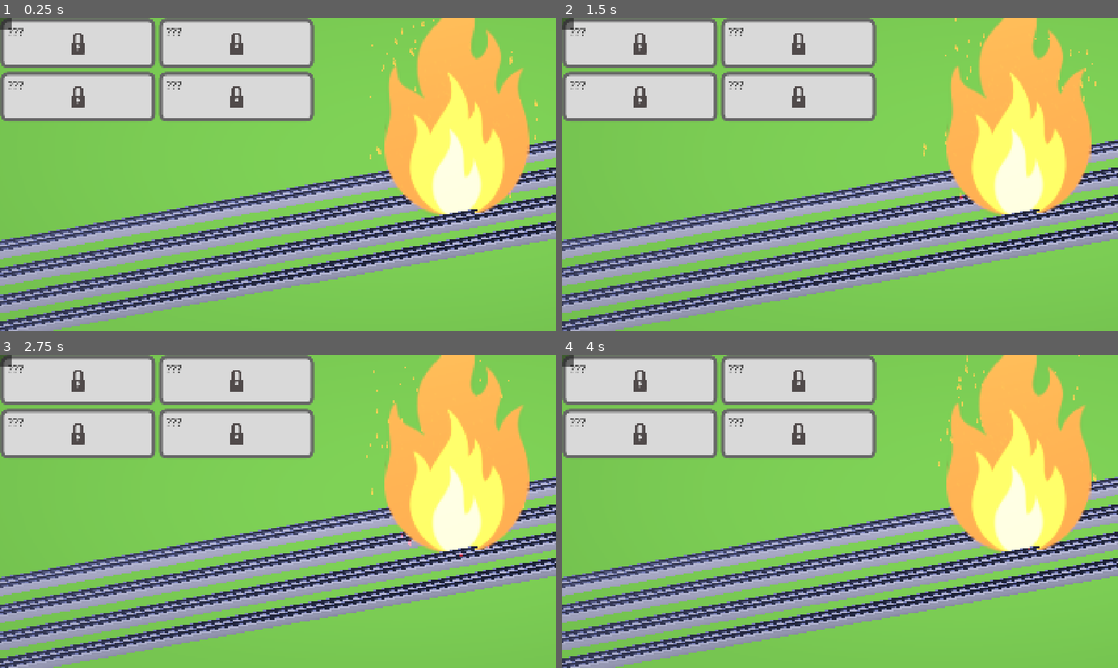
Above: before the commit, frames 1-4 (two rows, left to right).
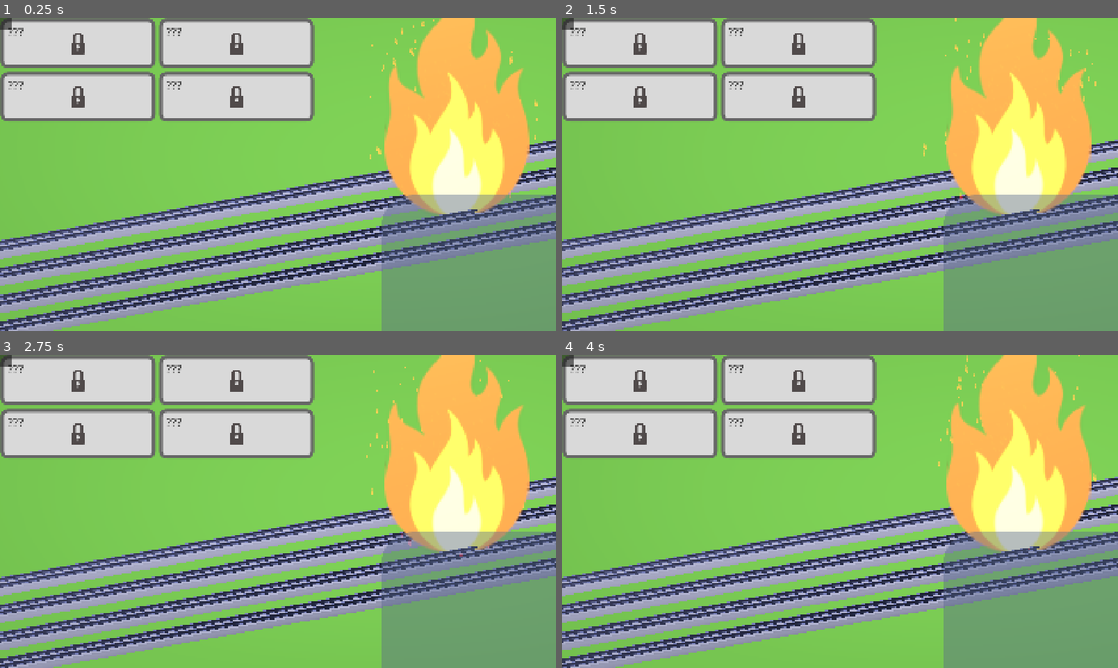
Above: after the commit, the same moments.

Repository: gracedes/mbta-auto-battler
Game: Godot game, scene res://node_2d.tscn
Same seed, same stepped clock (60 frames per second), same inputs: the game is played once before the commit and once after it.
Inputs (mouse positions are in pixels of both pictures, inside the frame that each line leads up to):
- Up to frame 1 (0.25 s): no input
- Up to frame 2 (1.5 s): click (567, 24) at 0.5 s; tap A (add_xp) at 1.35 s
- Up to frame 3 (2.75 s): hold C (toggle_cooldown) from 2.03 s (still down); tap 4 (blue_line) at 2.1 s
- Up to frame 4 (4 s): release C (toggle_cooldown) at 2.78 s; tap 2 (green_line) at 2.85 s; tap Right (next) at 3.6 s

The runs differ from the first frame. In frame 1, 13% of the frame differs, in the area x 68-100%, y 56-100%; in frame 2, 13%; in frame 3, 13%; in frame 4, 13%.
Error in both runs: Invalid access to property or key 'data' on a base object of type 'Nil'. (res://scripts/main.gd:102)

Commit message:
working on bottom right UI, including functionality

Diff:
--- /dev/null
+++ b/assets/ui/notif_card.gd
@@ -0,0 +1,27 @@
+extends PanelContainer
+
+@onready var status_label: Label = $%StationNotifLabel
+@onready var name_label: Label = $%StationNameLabel
+
+var active_tween: Tween
+
+func _ready() -> void:
+	modulate.a = 0.0
+	hide()
+
+func show_notification(station_name: String, is_new: bool) -> void:
+	if is_new:
+		status_label.text = "New Station Unlocked!"
+	else:
+		status_label.text = "Visited Station:"
+	name_label.text = station_name
+
+	if active_tween and active_tween.is_valid():
+		active_tween.kill()
+
+	show()
+	active_tween = create_tween()
+	active_tween.tween_property(self, "modulate:a", 1.0, 0.25)
+	active_tween.tween_interval(3.5)
+	active_tween.tween_property(self, "modulate:a", 0.0, 0.4)
+	active_tween.tween_callback(hide)
--- /dev/null
+++ b/assets/ui/notif_card.tscn
@@ -0,0 +1,58 @@
+[gd_scene format=3 uid="uid://bsw71d3g5pbes"]
+
+[ext_resource type="Script" uid="uid://cvyffjj35hji1" path="res://assets/ui/notif_card.gd" id="1_tk38i"]
+[ext_resource type="FontFile" uid="uid://b6jhkky7ko1p0" path="res://assets/ui/fonts/Inter-VariableFont_opsz,wght.ttf" id="2_dkijx"]
+
+[sub_resource type="StyleBoxFlat" id="StyleBoxFlat_tk38i"]
+bg_color = Color(0.8509804, 0.8509804, 0.8509804, 1)
+border_width_left = 12
+border_width_top = 12
+border_width_right = 12
+border_width_bottom = 12
+border_color = Color(0.4, 0.4, 0.4, 1)
+corner_radius_top_left = 24
+corner_radius_top_right = 24
+corner_radius_bottom_right = 24
+corner_radius_bottom_left = 24
+
+[node name="NotifCard" type="PanelContainer" unique_id=1705578490]
+custom_minimum_size = Vector2(535, 172)
+offset_right = 40.0
+offset_bottom = 40.0
+theme_override_styles/panel = SubResource("StyleBoxFlat_tk38i")
+script = ExtResource("1_tk38i")
+
+[node name="MarginContainer" type="MarginContainer" parent="." unique_id=46199378]
+layout_mode = 2
+theme_override_constants/margin_left = 12
+theme_override_constants/margin_top = 12
+theme_override_constants/margin_right = 12
+theme_override_constants/margin_bottom = 12
+
+[node name="VBoxContainer" type="VBoxContainer" parent="MarginContainer" unique_id=306111522]
+layout_mode = 2
+
+[node name="StationNotifLabel" type="Label" parent="MarginContainer/VBoxContainer" unique_id=2138571204]
+unique_name_in_owner = true
+custom_minimum_size = Vector2(120, 0)
+layout_mode = 2
+size_flags_horizontal = 6
+size_flags_vertical = 0
+size_flags_stretch_ratio = 0.0
+theme_override_colors/font_color = Color(0.06, 0.06, 0.06, 1)
+theme_override_constants/outline_size = 2
+theme_override_fonts/font = ExtResource("2_dkijx")
+theme_override_font_sizes/font_size = 36
+horizontal_alignment = 1
+
+[node name="StationNameLabel" type="Label" parent="MarginContainer/VBoxContainer" unique_id=1098437053]
+unique_name_in_owner = true
+custom_minimum_size = Vector2(120, 0)
+layout_mode = 2
+size_flags_horizontal = 6
+size_flags_vertical = 0
+size_flags_stretch_ratio = 0.0
+theme_override_colors/font_color = Color(0.28668356, 0.2866836, 0.28668362, 1)
+theme_override_fonts/font = ExtResource("2_dkijx")
+theme_override_font_sizes/font_size = 36
+horizontal_alignment = 1
--- a/node_2d.tscn
+++ b/node_2d.tscn
@@ -8,34 +8,11 @@
 [ext_resource type="PackedScene" uid="uid://dd1n2bcj21j5q" path="res://assets/world/rails.fbx" id="3_epypp"]
 [ext_resource type="Script" uid="uid://c0sabsx3aj1ic" path="res://scripts/enemy.gd" id="3_hqns4"]
 [ext_resource type="Script" uid="uid://dtd6h1ynbhphw" path="res://scripts/train.gd" id="3_q6r6c"]
+[ext_resource type="PackedScene" uid="uid://bsw71d3g5pbes" path="res://assets/ui/notif_card.tscn" id="4_0h7mo"]
 [ext_resource type="PackedScene" uid="uid://gpp4wab8lcqs" path="res://assets/character/red/redline.fbx" id="5_q6r6c"]
 [ext_resource type="PackedScene" uid="uid://bdru7kinus1lt" path="res://assets/character/orange/orangeline.fbx" id="7_rj586"]
 [ext_resource type="PackedScene" uid="uid://bosrbetdc2khk" path="res://assets/character/blue/blueline.fbx" id="8_4d7sh"]
 [ext_resource type="PackedScene" uid="uid://dkdfonhtr2ur0" path="res://assets/world/damage_emitter.tscn" id="10_ir8iy"]
-
-[sub_resource type="StyleBoxFlat" id="StyleBoxFlat_hqns4"]
-bg_color = Color(0.8509804, 0.8509804, 0.8509804, 1)
-border_width_left = 12
-border_width_top = 12
-border_width_right = 12
-border_width_bottom = 12
-border_color = Color(0, 0.23921569, 0.64705884, 1)
-corner_radius_top_left = 24
-corner_radius_top_right = 24
-corner_radius_bottom_right = 24
-corner_radius_bottom_left = 24
-
-[sub_resource type="StyleBoxFlat" id="StyleBoxFlat_x0ka3"]
-bg_color = Color(0.8509804, 0.8509804, 0.8509804, 1)
-border_width_left = 12
-border_width_top = 12
-border_width_right = 12
-border_width_bottom = 12
-border_color = Color(0, 0.5176471, 0.23921569, 1)
-corner_radius_top_left = 24
-corner_radius_top_right = 24
-corner_radius_bottom_right = 24
-corner_radius_bottom_left = 24
 
 [sub_resource type="StyleBoxFlat" id="StyleBoxFlat_0h7mo"]
 bg_color = Color(0.8509804, 0.8509804, 0.8509804, 1)
@@ -43,7 +20,7 @@
 border_width_top = 12
 border_width_right = 12
 border_width_bottom = 12
-border_color = Color(0.92941177, 0.54509807, 0, 1)
+border_color = Color(0.4, 0.4, 0.4, 1)
 corner_radius_top_left = 24
 corner_radius_top_right = 24
 corner_radius_bottom_right = 24
@@ -55,11 +32,39 @@
 border_width_top = 12
 border_width_right = 12
 border_width_bottom = 12
-border_color = Color(0.85490197, 0.16078432, 0.10980392, 1)
+border_color = Color(0.4, 0.4, 0.4, 1)
 corner_radius_top_left = 24
 corner_radius_top_right = 24
 corner_radius_bottom_right = 24
 corner_radius_bottom_left = 24
+
+[sub_resource type="StyleBoxFlat" id="StyleBoxFlat_d2bti"]
+bg_color = Color(0.8509804, 0.8509804, 0.8509804, 1)
+border_width_left = 12
+border_width_top = 12
+border_width_right = 12
+border_width_bottom = 12
+border_color = Color(0.4, 0.4, 0.4, 1)
+corner_radius_top_left = 24
+corner_radius_top_right = 24
+corner_radius_bottom_right = 24
+corner_radius_bottom_left = 24
+
+[sub_resource type="StyleBoxFlat" id="StyleBoxFlat_ta5nu"]
+bg_color = Color(0.8509804, 0.8509804, 0.8509804, 1)
+border_width_left = 12
+border_width_top = 12
+border_width_right = 12
+border_width_bottom = 12
+border_color = Color(0.4, 0.4, 0.4, 1)
+corner_radius_top_left = 24
+corner_radius_top_right = 24
+corner_radius_bottom_right = 24
+corner_radius_bottom_left = 24
+
+[sub_resource type="StyleBoxFlat" id="StyleBoxFlat_4r7k6"]
+bg_color = Color(0.34100002, 0.40021664, 0.55, 0.42745098)
+corner_radius_top_left = 115
 
 [sub_resource type="ProceduralSkyMaterial" id="ProceduralSkyMaterial_0e48y"]
 sky_top_color = Color(0.2535078, 0.4738986, 0.62155396, 1)
@@ -495,29 +500,25 @@
 
 [node name="BlueCard" parent="HUD/UI/GridContainer" unique_id=1705578490 instance=ExtResource("2_4d7sh")]
 layout_mode = 2
-theme_override_styles/panel = SubResource("StyleBoxFlat_hqns4")
-is_unlocked = null
+theme_override_styles/panel = SubResource("StyleBoxFlat_0h7mo")
 
 [node name="GreenCard" parent="HUD/UI/GridContainer" unique_id=1759957099 instance=ExtResource("2_4d7sh")]
 layout_mode = 2
-theme_override_styles/panel = SubResource("StyleBoxFlat_x0ka3")
+theme_override_styles/panel = SubResource("StyleBoxFlat_nr8wp")
 line_name = "Green"
 border_color = Color(0, 0.5176471, 0.23921569, 1)
-is_unlocked = null
 
 [node name="OrangeCard" parent="HUD/UI/GridContainer" unique_id=37719455 instance=ExtResource("2_4d7sh")]
 layout_mode = 2
-theme_override_styles/panel = SubResource("StyleBoxFlat_0h7mo")
+theme_override_styles/panel = SubResource("StyleBoxFlat_d2bti")
 line_name = "Orange"
 border_color = Color(0.92941177, 0.54509807, 0, 1)
-is_unlocked = null
 
 [node name="RedCard" parent="HUD/UI/GridContainer" unique_id=823857636 instance=ExtResource("2_4d7sh")]
 layout_mode = 2
-theme_override_styles/panel = SubResource("StyleBoxFlat_nr8wp")
+theme_override_styles/panel = SubResource("StyleBoxFlat_ta5nu")
 line_name = "Red"
 border_color = Color(0.85490197, 0.16078432, 0.10980392, 1)
-is_unlocked = null
 
 [node name="TextureButton" type="TextureButton" parent="HUD/UI" unique_id=1039590403]
 layout_mode = 0
@@ -528,6 +529,27 @@
 layout_mode = 0
 offset_right = 40.0
 offset_bottom = 40.0
+
+[node name="StationNotifBox" type="Panel" parent="HUD/UI" unique_id=25942241]
+custom_minimum_size = Vector2(605, 470)
+layout_mode = 1
+anchors_preset = 3
+anchor_left = 1.0
+anchor_top = 1.0
+anchor_right = 1.0
+anchor_bottom = 1.0
+offset_left = -40.0
+offset_top = -40.0
+grow_horizontal = 0
+grow_vertical = 0
+theme_override_styles/panel = SubResource("StyleBoxFlat_4r7k6")
+
+[node name="NotifCard" parent="HUD/UI/StationNotifBox" unique_id=263950290 instance=ExtResource("4_0h7mo")]
+layout_mode = 0
+offset_left = 38.0
+offset_top = 280.0
+offset_right = 573.0
+offset_bottom = 452.0
 
 [node name="Camera3D" type="Camera3D" parent="." unique_id=1322596672]
 transform = Transform3D(0.39236966, -0.39119896, 0.83247185, 0, 0.90505, 0.42530522, -0.9198076, -0.16687685, 0.35511416, 118.51138, 71.25314, 6.9839134)
--- a/scripts/hud.gd
+++ b/scripts/hud.gd
@@ -6,28 +6,27 @@
 	"Orange": $UI/GridContainer/OrangeCard,
 	"Red": $UI/GridContainer/RedCard,
 }
+@onready var notif_card = $UI/StationNotifBox
 
 var train_nodes := {}
 
 func _ready() -> void:
-	# Wait one frame so all train nodes finish their _ready() and join the "trains" group
 	await get_tree().process_frame
 	for train in get_tree().get_nodes_in_group("trains"):
 		if train.line_name in line_cards:
 			train_nodes[train.line_name] = train
 
-	# Unlock cards whenever main.gd unlocks a train line
 	var main := get_parent()
 	if main.has_signal("nearby_lines_updated"):
 		main.nearby_lines_updated.connect(_on_nearby_lines_updated)
+	if main.has_signal("station_visited"):
+		main.station_visited.connect(_on_station_visited)
 
 func _process(_delta: float) -> void:
-	# Keep XP bars, Lvl, and DPS synced with the actual train nodes (including debug cheats!)
 	for route in train_nodes:
 		var train = train_nodes[route]
 		var card = line_cards[route]
 
-		# Unlock automatically if the train is visible or gained XP via debug keys
 		if not card.is_unlocked and (train.visible or train.xp > 25):
 			card.unlock()
 
@@ -40,3 +39,6 @@
 	for route in active_lines:
 		if route in line_cards:
 			line_cards[route].unlock()
+
+func _on_station_visited(station_name: String, is_new: bool) -> void:
+	notif_card.show_notification(station_name, is_new )
Not shown, added: assets/ui/notif_card.gd.uid
